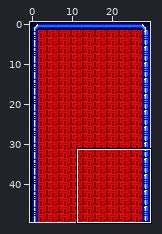
Two states of a Tiled map, assets/level-02-background.tmx. Above: a wide view before the commit, with the close-up outlined.
Close-up. The starting point:
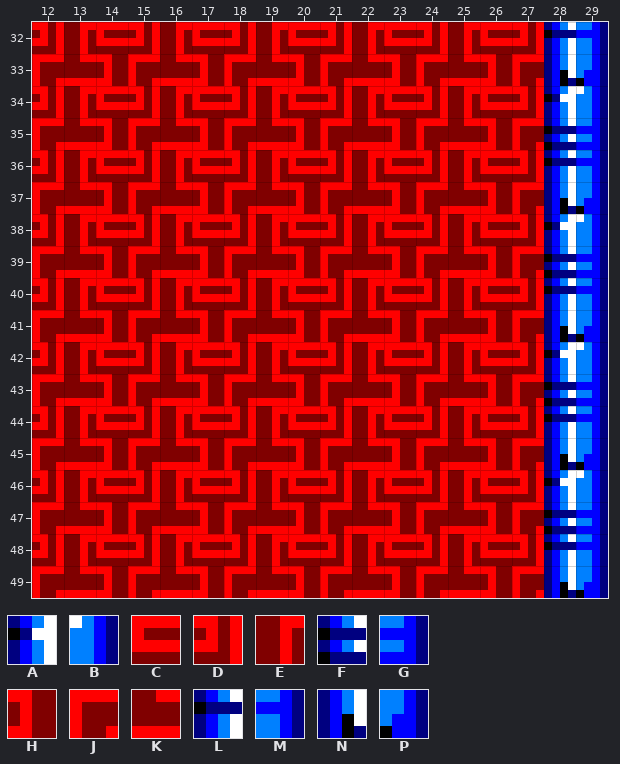
Cells are 4x4 px. Shown: x 12..29, y 32..49. The commit also changed other parts of the map, which this record leaves out. Tiles whose own drawing changed are shown in their newer look in all pictures.
Key: from "tileset": A 47, B 48, C 52, D 53, E 54, F 67, G 68, H 72, J 73, K 74, L 87, M 88, N 107, P 108.
_ is an empty cell.
Layer "Tile Layer 1" before, first column x 12:
32 DECDECDECDECDECDLM
33 JKHJKHJKHJKHJKHJNP
34 DECDECDECDECDECDAB
35 JKHJKHJKHJKHJKHJFG
36 DECDECDECDECDECDLM
37 JKHJKHJKHJKHJKHJNP
38 DECDECDECDECDECDAB
39 JKHJKHJKHJKHJKHJFG
40 DECDECDECDECDECDLM
41 JKHJKHJKHJKHJKHJNP
42 DECDECDECDECDECDAB
43 JKHJKHJKHJKHJKHJFG
44 DECDECDECDECDECDLM
45 JKHJKHJKHJKHJKHJNP
46 DECDECDECDECDECDAB
47 JKHJKHJKHJKHJKHJFG
48 DECDECDECDECDECDLM
49 JKHJKHJKHJKHJKHJNP
Once edited:
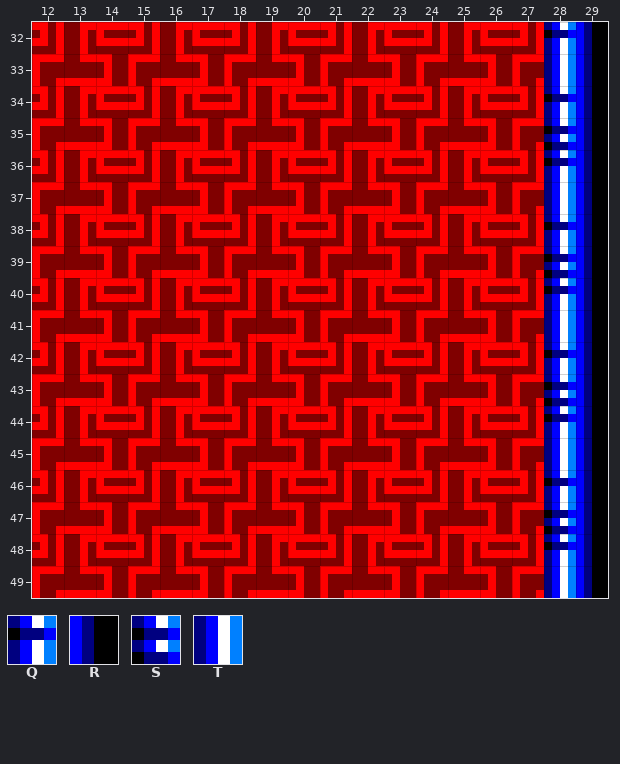
Further tiles: from "tileset": Q 45, R 46, S 65, T 105.
Changes in this commit:
Layer "Tile Layer 1":
y 32: x 28..29 LM -> QR
y 33: x 28..29 NP -> TR
y 34: x 28..29 AB -> QR
y 35: x 28..29 FG -> SR
y 36: x 28..29 LM -> QR
y 37: x 28..29 NP -> TR
y 38: x 28..29 AB -> QR
y 39: x 28..29 FG -> SR
y 40: x 28..29 LM -> QR
y 41: x 28..29 NP -> TR
y 42: x 28..29 AB -> QR
y 43: x 28..29 FG -> SR
y 44: x 28..29 LM -> QR
y 45: x 28..29 NP -> TR
y 46: x 28..29 AB -> QR
y 47: x 28..29 FG -> SR
y 48: x 28..29 LM -> QR
y 49: x 28..29 NP -> TR
Changed places in both close-ups, as pixel boxes (x1, y1, x2, y2):
changed: (560, 22, 608, 598)
